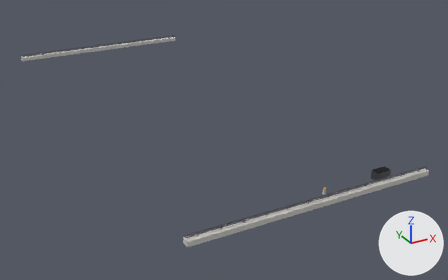
Two versions of the FBX model Assets/_Project/04.Art/02.Models/Megastructure/SM_Mega_Viaduct.fbx, one commit apart.
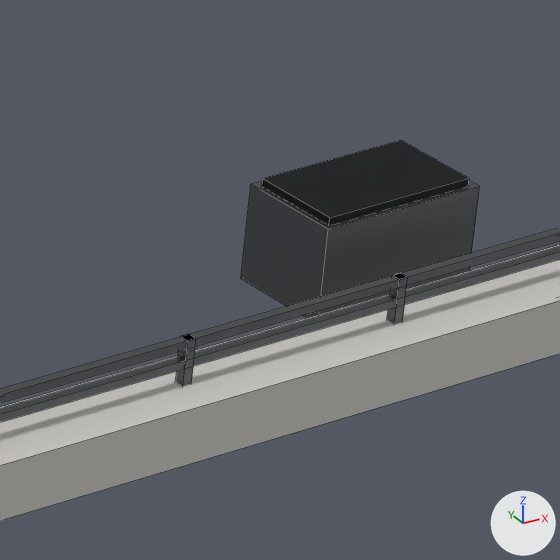
Each version appears first whole from a 50 mm lens placed at (-49.2, -109.1, 79.5), pointed at (6.7, -7.3, 28.7), and next in a close-up on the part from 78% to 89% of the width and 55% to 72% of the height. Arrows for +X, +Y and +Z are at lower right; the lights stay in place. The older version's two pictures come first. The close-ups show mesh edges as thin lines. Where no turn or scale is listed for an object, it has been applied to the vertices.

Before the edit, the objects in view are built like this:
```python
me_sm_mega_viaduct = bpy.data.meshes.new('SM_Mega_Viaduct')
me_sm_mega_viaduct.from_pydata(...)  # 272 vertices, 204 faces; spans x -21.0..21.0, y -48.0..48.0, z 35.2..36.7
# faces by material slot: [18, 174, 6, 6]
me_sm_mega_viaduct.materials.append(mat_m_mega_concrete)  # light grey #cdcbc6
me_sm_mega_viaduct.materials.append(mat_m_mega_steel)  # grey #6e7075
me_sm_mega_viaduct.materials.append(mat_m_mega_dark)  # dark grey #303134
me_sm_mega_viaduct.materials.append(mat_m_mega_signal)  # orange #e29342
ob_sm_mega_viaduct = bpy.data.objects.new('SM_Mega_Viaduct', me_sm_mega_viaduct)
ob_sm_mega_viaduct.location = (0.0, 0.0, 0.0)
```
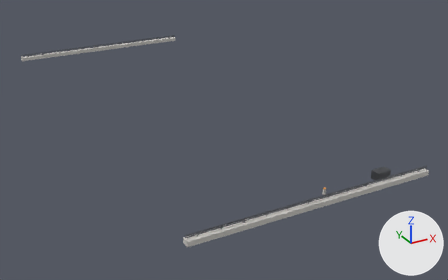
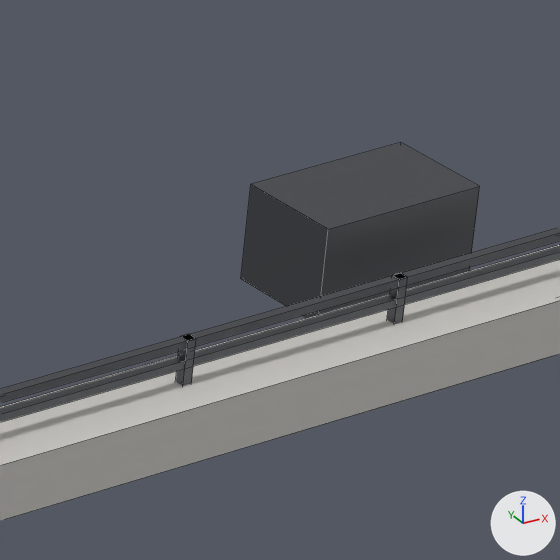
What differs and where, as boxes [x1, y1, x2, y2] in the close-ups (560 x 560 px):
'SM_Mega_Viaduct', reshaped: before [0, 140, 560, 521]; after [0, 142, 560, 521]
part 1 of me_sm_mega_viaduct, deleted: before [262, 140, 469, 224]

The change in detail:
me_sm_mega_viaduct is used by ob_sm_mega_viaduct; location (0.0, 0.0, 0.0).
me_sm_mega_viaduct had 272 vertices, 204 faces and spanned x -21.0..21.0, y -48.0..48.0, z 35.2..36.7.
me_sm_mega_viaduct now has 264 vertices, 198 faces and spans x -21.0..21.0, y -48.0..48.0, z 35.2..36.6.
me_sm_mega_viaduct part 1: the loose piece of 8 vertices spanning x 12.5..14.9, y -45.8..-44.5, z 36.6..36.7 is deleted.
me_sm_mega_viaduct no longer uses material mat_m_mega_dark (dark grey #303134).
